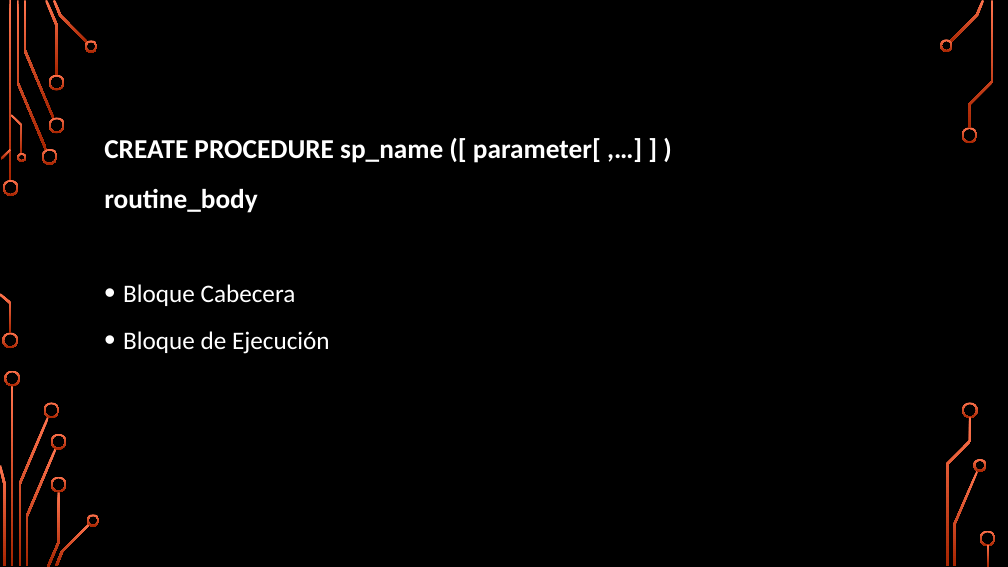
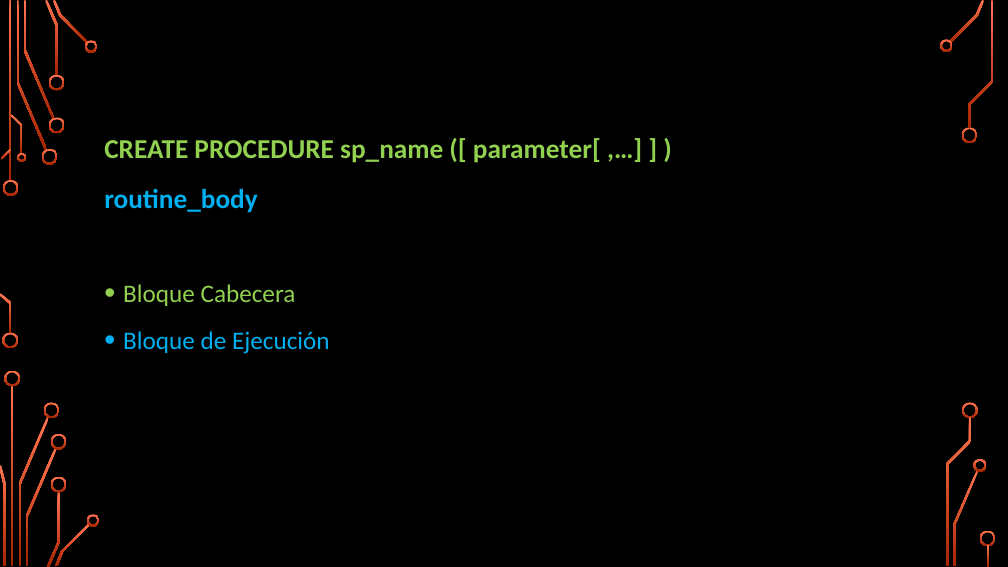
Before and after one commit to Biblioteca-Organizacion-ULP/Segundo-Cuatrimestre-biblioteca, a slide deck: slide 19 of primer-anio/segundo-cuatrimestre/base-de-datos/teoria/7 Procedimientos_almacenados_2.pptx. Drawn at 1008x567 pixels with LibreOffice and Linux fonts; fonts in the diff are those of the drawing; background and template pictures are left out. Boxes give left, top, right and bottom in pixels: in the first picture for what was removed or moved away, otherwise in the second. Text is boxed around its words. In the diff, an @@ line names an element or a change of style, - is before the commit and + after.

```diff
--- a/primer-anio/segundo-cuatrimestre/base-de-datos/teoria/7 Procedimientos_almacenados_2.pptx
+++ b/primer-anio/segundo-cuatrimestre/base-de-datos/teoria/7 Procedimientos_almacenados_2.pptx
@@ text "CREATE PROCEDURE sp_name ([ parameter[ ..." at (x1=104, y1=138, x2=601, y2=354): text colour #FFFFFF to #92D050 in "CREATE PROCEDURE sp_name ([ parameter[ ,…] ] ...", "Bloque Cabecera"; text colour #FFFFFF to #00B0F0 in "routine_body", "Bloque de Ejecución" @@
```
Also in this commit, not shown: 20 other slides changed, 3 other files.
